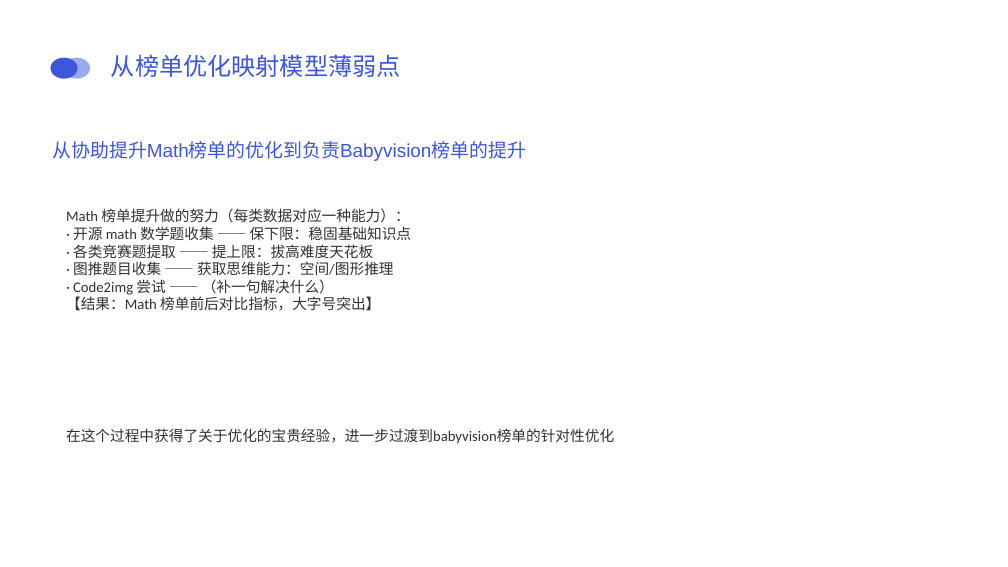
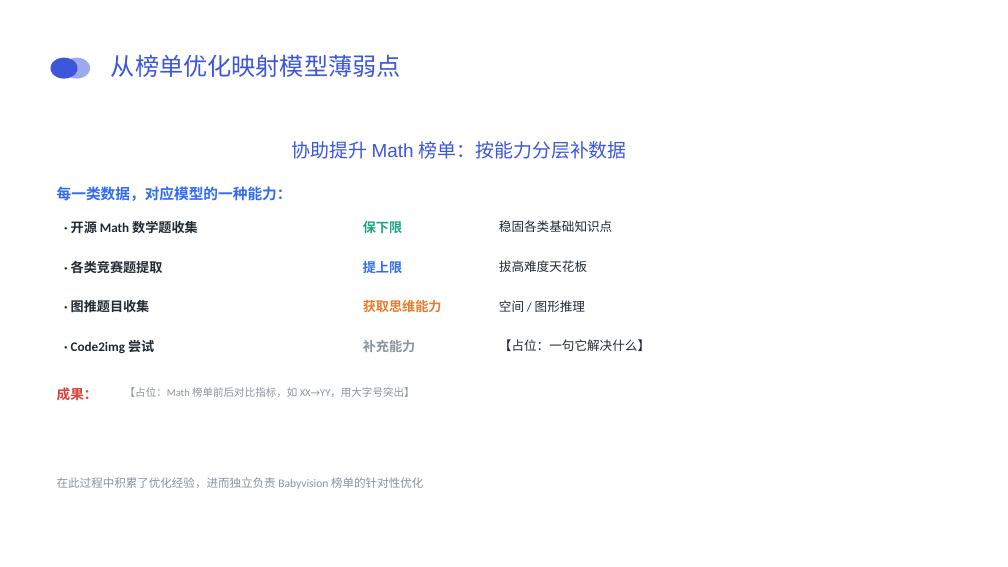
Before and after one commit to cocoastar/Anything, a slide deck: slide 6 of 答辩.pptx. Drawn at 1008x567 pixels with LibreOffice and Linux fonts; fonts in the diff are those of the drawing; background and template pictures are left out. Boxes give left, top, right and bottom in pixels: in the first picture for what was removed or moved away, otherwise in the second. Text is boxed around its words. In the diff, an @@ line names an element or a change of style, - is before the commit and + after.

```diff
--- a/答辩.pptx
+++ b/答辩.pptx
@@ text at (x1=292, y1=141, x2=627, y2=159): text changed @@
-从协助提升Math榜单的优化到负责Babyvision榜单的提升
+协助提升 Math 榜单：按能力分层补数据
@@ text added at (x1=57, y1=186, x2=292, y2=201), 28 pt, text #2F6BF6, bold @@
+每一类数据，对应模型的一种能力：
@@ text removed at (x1=66, y1=208, x2=412, y2=311) @@
-Math 榜单提升做的努力（每类数据对应一种能力）：
-· 开源 math 数学题收集 —— 保下限：稳固基础知识点
-· 各类竞赛题提取 —— 提上限：拔高难度天花板
-· 图推题目收集 —— 获取思维能力：空间/图形推理
-· Code2img 尝试 —— （补一句解决什么）
-【结果：Math 榜单前后对比指标，大字号突出】
@@ text added at (x1=71, y1=221, x2=198, y2=233), 25 pt, text #222A33, bold @@
+· 开源 Math 数学题收集
@@ text added at (x1=363, y1=221, x2=402, y2=234), 25 pt, text #1BA784, bold @@
+保下限
@@ text added at (x1=499, y1=220, x2=612, y2=232), 24 pt, text #222A33 @@
+稳固各类基础知识点
@@ text added at (x1=71, y1=261, x2=163, y2=273), 25 pt, text #222A33, bold @@
+· 各类竞赛题提取
@@ text added at (x1=363, y1=261, x2=402, y2=273), 25 pt, text #2F6BF6, bold @@
+提上限
@@ text added at (x1=499, y1=260, x2=587, y2=272), 24 pt, text #222A33 @@
+拔高难度天花板
@@ text added at (x1=71, y1=300, x2=150, y2=312), 25 pt, text #222A33, bold @@
+· 图推题目收集
@@ text added at (x1=363, y1=300, x2=442, y2=312), 25 pt, text #E87A2B, bold @@
+获取思维能力
@@ text added at (x1=499, y1=300, x2=585, y2=312), 24 pt, text #222A33 @@
+空间 / 图形推理
@@ text added at (x1=71, y1=340, x2=154, y2=353), 25 pt, text #222A33, bold @@
+· Code2img 尝试
@@ text added at (x1=363, y1=340, x2=415, y2=352), 25 pt, text #8A939E, bold @@
+补充能力
@@ text added at (x1=499, y1=339, x2=650, y2=351), 24 pt, text #222A33 @@
+【占位：一句它解决什么】
@@ text added at (x1=57, y1=387, x2=98, y2=401), 26 pt, text #D8433B, bold @@
+成果：
@@ text added at (x1=125, y1=387, x2=415, y2=397), 20 pt, text #8A939E @@
+【占位：Math 榜单前后对比指标，如 XX→YY，用大字号突出】
@@ text removed at (x1=66, y1=428, x2=614, y2=444) @@
-在这个过程中获得了关于优化的宝贵经验，进一步过渡到babyvision榜单的针对性优化
@@ text added at (x1=57, y1=477, x2=423, y2=489), 22 pt, text #8A939E @@
+在此过程中积累了优化经验，进而独立负责 Babyvision 榜单的针对性优化
```
Also in this commit, not shown: 11 other slides changed.
